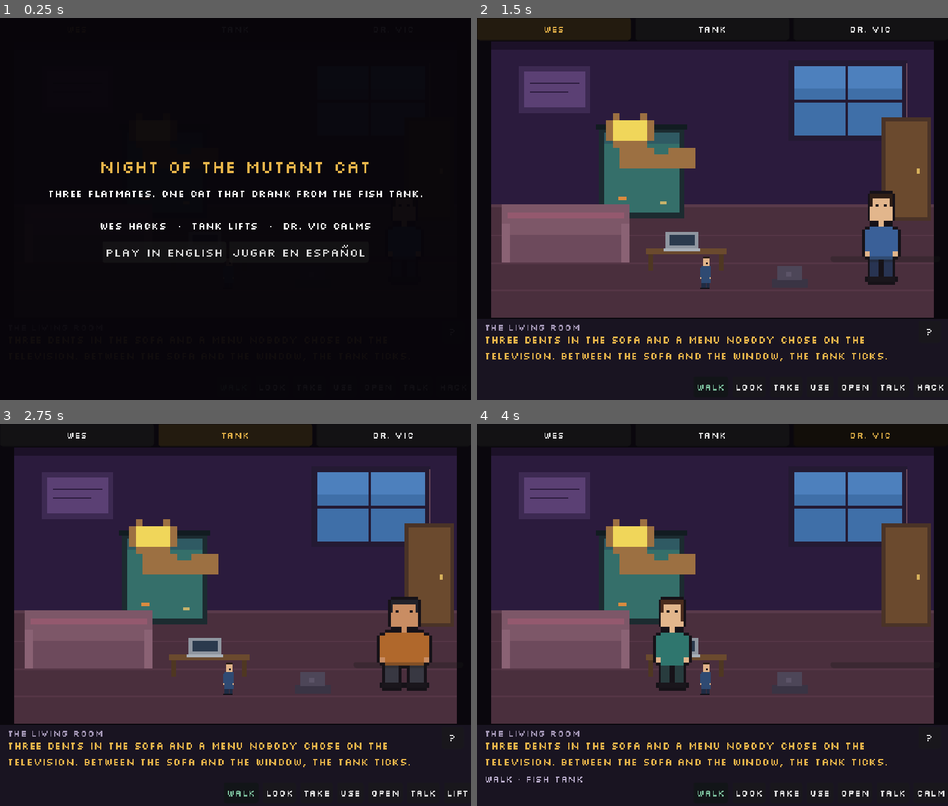
Above: before the commit, frames 1-4 (two rows, left to right).
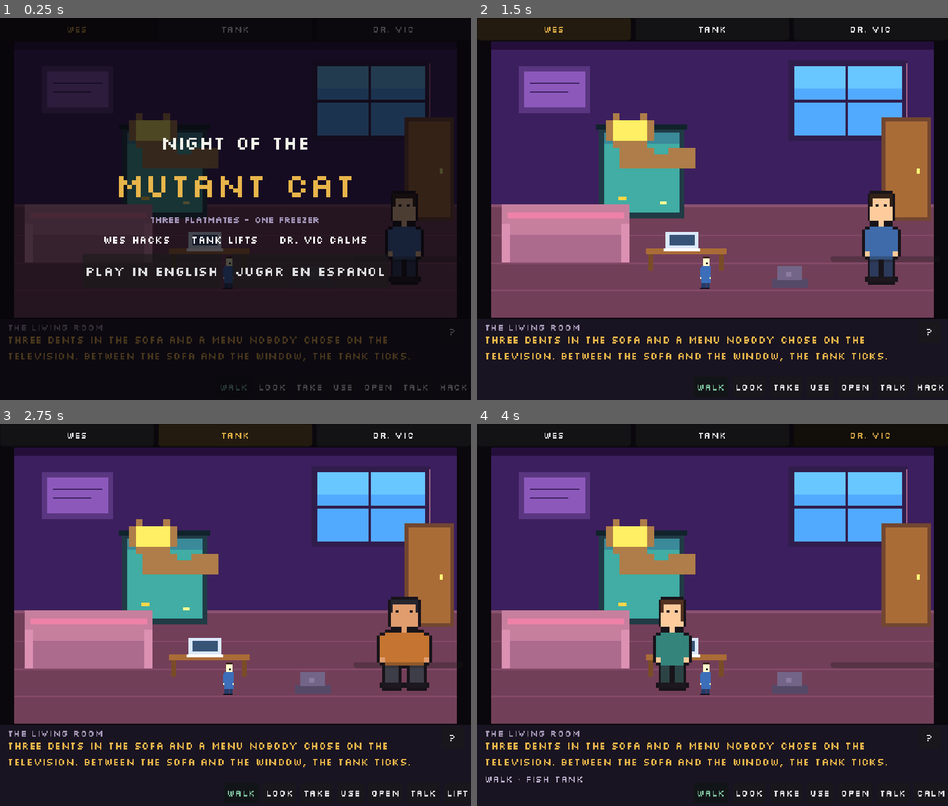
Above: after the commit, the same moments.

Repository: standardp/night-of-the-mutant-cat
Game: Godot game, scene res://Main.tscn
The game is run twice, just before and just after one commit, with the same random seed, the same clock (stepped at 60 frames per second) and the same inputs.
Inputs (mouse positions are in pixels of both pictures, inside the frame that each line leads up to):
- Up to frame 1 (0.25 s): no input
- Up to frame 2 (1.5 s): click "PLAY IN ENGLISH" at 0.5 s; click "WES" at 1.25 s
- Up to frame 3 (2.75 s): click "TANK" at 2 s
- Up to frame 4 (4 s): click "DR. VIC" at 2.75 s; click (641, 607) at 3.52 s

The runs differ from the first frame. In frame 1, 35% of the frame differs, in the area x 1-99%, y 2-98%; in frame 2, 63%; in frame 3, 62%; in frame 4, 63%, in the area x 3-97%, y 8-79%.

Commit message:
Brighter rooms, big NES-style title screen

Diff:
--- a/godot/Main.gd
+++ b/godot/Main.gd
@@ -719,28 +719,48 @@
 
 # ---------------------------------------------------------------- start screen
 func _show_start() -> void:
+	overlay.color = Color(0.03, 0.02, 0.04, 0.72)
 	var box := VBoxContainer.new()
 	box.set_anchors_preset(Control.PRESET_FULL_RECT)
 	box.alignment = BoxContainer.ALIGNMENT_CENTER
-	box.add_theme_constant_override("separation", 12)
+	box.add_theme_constant_override("separation", 10)
 	overlay.add_child(box)
+
 	var t := Label.new()
-	t.text = "NIGHT OF THE MUTANT CAT"
-	t.add_theme_font_size_override("font_size", 24)
-	t.add_theme_color_override("font_color", Color(0.91, 0.71, 0.29))
+	t.text = "NIGHT OF THE"
+	t.add_theme_font_size_override("font_size", 26)
+	t.add_theme_color_override("font_color", Color(0.95, 0.95, 0.92))
 	t.horizontal_alignment = HORIZONTAL_ALIGNMENT_CENTER
 	box.add_child(t)
-	var p := Label.new()
-	p.text = "Three flatmates. One cat that drank from the fish tank.\n\nWES hacks  ·  TANK lifts  ·  DR. VIC calms"
-	p.horizontal_alignment = HORIZONTAL_ALIGNMENT_CENTER
-	p.add_theme_font_size_override("font_size", 14)
-	box.add_child(p)
+
+	var t2 := Label.new()
+	t2.text = "MUTANT CAT"
+	t2.add_theme_font_size_override("font_size", 46)
+	t2.add_theme_color_override("font_color", Color(0.91, 0.71, 0.29))
+	t2.horizontal_alignment = HORIZONTAL_ALIGNMENT_CENTER
+	box.add_child(t2)
+
+	var sub := Label.new()
+	sub.text = "THREE FLATMATES - ONE FREEZER"
+	sub.add_theme_font_size_override("font_size", 12)
+	sub.add_theme_color_override("font_color", Color(0.63, 0.58, 0.72))
+	sub.horizontal_alignment = HORIZONTAL_ALIGNMENT_CENTER
+	box.add_child(sub)
+
+	var p2 := Label.new()
+	p2.text = "WES hacks    TANK lifts    DR. VIC calms"
+	p2.add_theme_font_size_override("font_size", 14)
+	p2.horizontal_alignment = HORIZONTAL_ALIGNMENT_CENTER
+	box.add_child(p2)
+
 	var row := HBoxContainer.new()
 	row.alignment = BoxContainer.ALIGNMENT_CENTER
+	row.add_theme_constant_override("separation", 14)
 	box.add_child(row)
-	for pair in [["PLAY IN ENGLISH", "en"], ["JUGAR EN ESPAÑOL", "es"]]:
+	for pair in [["PLAY IN ENGLISH", "en"], ["JUGAR EN ESPANOL", "es"]]:
 		var b := Button.new()
 		b.text = pair[0]
-		b.add_theme_font_size_override("font_size", 16)
+		b.add_theme_font_size_override("font_size", 18)
+		b.custom_minimum_size = Vector2(0, 46)
 		b.pressed.connect(func(): box.queue_free(); _start(pair[1]))
 		row.add_child(b)
Binary file changed: godot/assets/bathroom_dryer.png
Binary file changed: godot/assets/bathroom_nodryer.png
Binary file changed: godot/assets/cat.png
Binary file changed: godot/assets/hall_off.png
Binary file changed: godot/assets/hall_on.png
Binary file changed: godot/assets/kitchen_cat.png
Binary file changed: godot/assets/kitchen_default.png
Binary file changed: godot/assets/kitchen_open.png
Binary file changed: godot/assets/living_catgone.png
Binary file changed: godot/assets/living_default.png
Binary file changed: godot/assets/spr_tank.png
Binary file changed: godot/assets/spr_vic.png
(and 3 more such lines)
